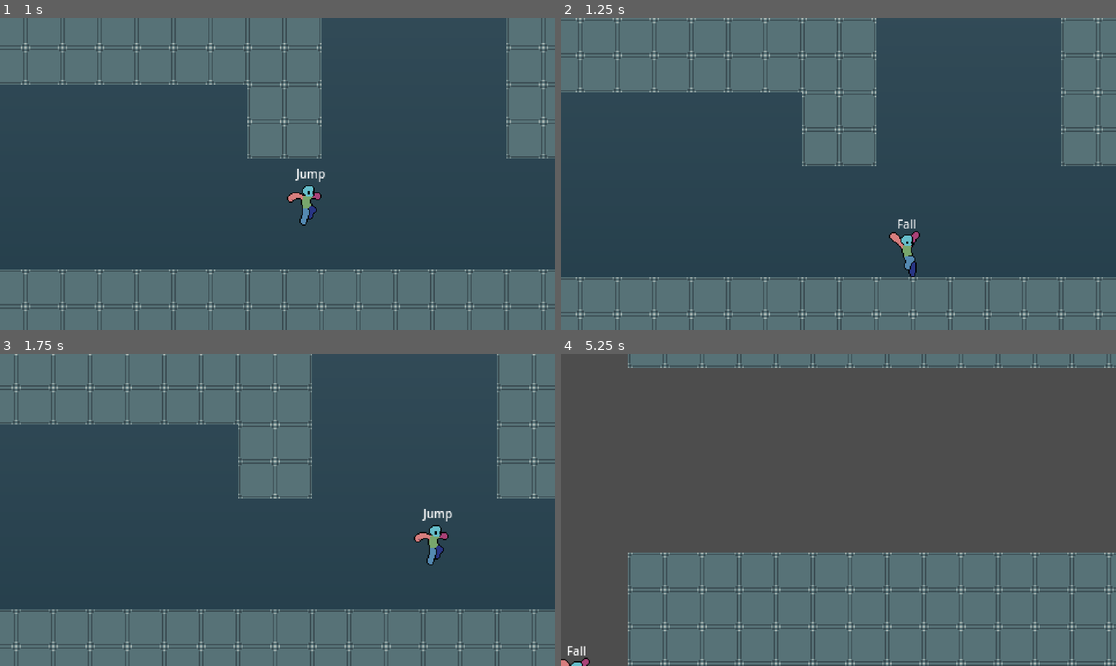
Above: before the commit, frames 1-4 (two rows, left to right).
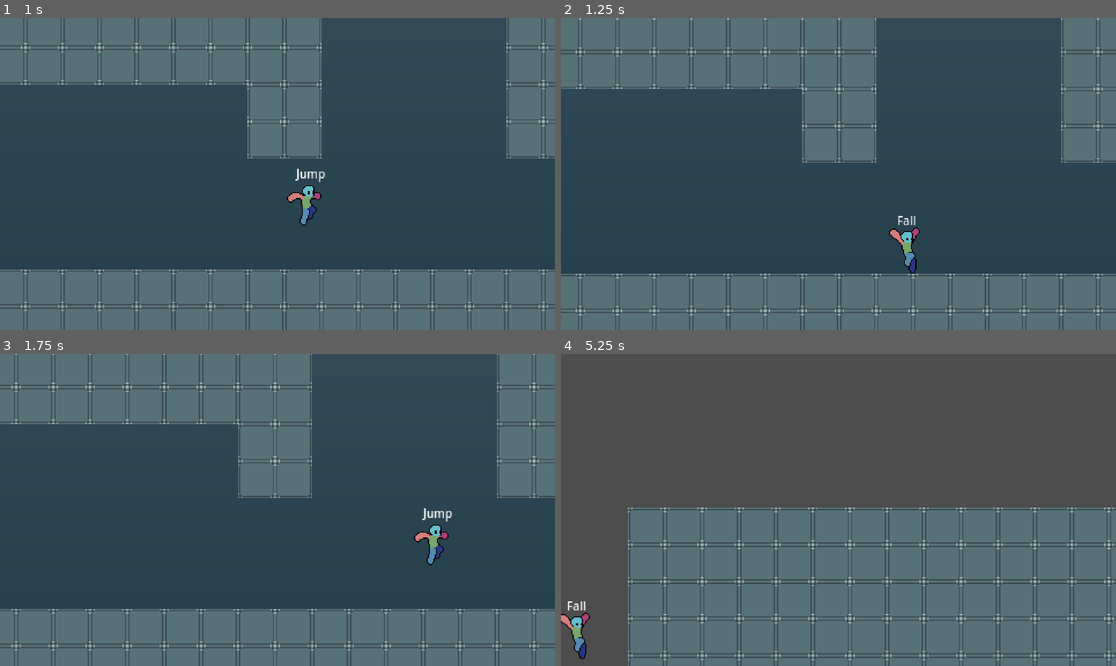
Above: after the commit, the same moments.

Repository: TianJunShi1/harry-forge
Game: Godot game, scene res://main.tscn
The game is run twice, just before and just after one commit, with the same random seed, the same clock (stepped at 60 frames per second) and the same inputs.
Inputs (mouse positions are in pixels of both pictures, inside the frame that each line leads up to):
- Up to frame 1 (1 s): move the mouse to (399, 158) at 0.52 s; hold D (right) from 0.53 s (still down); tap Shift (run) at 0.6 s; tap Space (jump) at 0.77 s
- Up to frame 2 (1.25 s): keep holding D (right)
- Up to frame 3 (1.75 s): keep holding D (right); move the mouse to (166, 525) at 1.27 s; tap Shift (run) at 1.35 s; tap Space (jump) at 1.52 s
- Up to frame 4 (5.25 s): move the mouse to (894, 441) at 2.02 s; release D (right) at 2.03 s; hold A (left) 2.03-2.78 s; tap Shift (run) every 0.75 s from 2.1 to 5.1 s; move the mouse to (810, 572) at 2.77 s; hold D (right) 2.78-4.28 s; tap Space (jump) at 3.02, 3.77, 4.52 s; move the mouse to (1005, 556) at 3.52 s; move the mouse to (672, 463) at 4.27 s; hold A (left) 4.28-5.03 s; move the mouse to (866, 510) at 5.02 s; hold D (right) from 5.03 s (still down)

Frame 1 is identical in both runs. In frame 2, 4.4% of the frame differs, in the area x 0-100%, y 0-97%; in frame 3, 1.8%; in frame 4, 19%, in the area x 0-100%, y 0-100%.

Commit message:
feat(camera): 下落时 y 轴单独提升 follow smoothing 解决跟不上坠落
跳跃后高速坠落 velocity.y 远超 follow_smoothing=3 能追上的速率，
相机视觉上掉队。新增 fall_catch_up_smoothing (默认 9)，仅当
velocity.y > threshold (120 px/s) 时按线性 ramp 在 y 轴混入，
上升 / 水平 / 静止 / 缓慢下落手感完全不变。

https://claude.ai/code/session_01AJSbFJj2VUMALu7WGXsoLR

Diff:
--- a/general/scripts/game_camera.gd
+++ b/general/scripts/game_camera.gd
@@ -20,6 +20,13 @@
 @export var follow_target: Node2D
 ## 跟随平滑度，值越大反应越快（典型范围 2~8）
 @export_range(0.1, 20.0, 0.1) var follow_smoothing: float = 3.0
+## 玩家下落时 y 轴的"追赶"平滑度（仅在 velocity.y > 阈值时生效，沿正常 follow_smoothing 线性过渡到此值，
+## 解决跳起来后高速坠落相机跟不上的问题；不影响上升 / 水平 / 静止时的手感）
+@export_range(0.1, 30.0, 0.1) var fall_catch_up_smoothing: float = 9.0
+## 启动 fall catch-up 的下落速度阈值（像素/秒）。velocity.y 超过此值开始混入 fall_catch_up_smoothing
+@export_range(0.0, 600.0, 1.0) var fall_catch_up_velocity_threshold: float = 120.0
+## 完全切换到 fall_catch_up_smoothing 所需的"超出阈值"速度跨度（像素/秒），用于线性过渡避免突变
+@export_range(1.0, 800.0, 1.0) var fall_catch_up_ramp: float = 200.0
 
 @export_group("Look Ahead")
 ## 是否启用前视偏移
@@ -197,7 +204,14 @@
 		# exponential lerp 会自然地把相机拉回玩家，不需要额外 tween
 		var target_pos := _compute_desired_position(delta)
 		var t := 1.0 - exp(-follow_smoothing * delta)
-		_smoothed_position = _smoothed_position.lerp(target_pos, t)
+		# 下落追赶：仅当玩家正向下高速运动时，单独提升 y 轴 smoothing；
+		# 阈值内或上升时退化为 follow_smoothing，水平 / 静止 / 跳起手感完全不变
+		var smoothing_y := _resolve_fall_catch_up_smoothing()
+		var ty := t if smoothing_y == follow_smoothing else 1.0 - exp(-smoothing_y * delta)
+		_smoothed_position = Vector2(
+			lerpf(_smoothed_position.x, target_pos.x, t),
+			lerpf(_smoothed_position.y, target_pos.y, ty)
+		)
 
 	# 硬边界安全网（target 已被软限过，这里几乎不触发）
 	# lock 过渡期间跳过：_displayed_bounds 同步在收缩，clamp 会打断 smoothstep 曲线
@@ -463,6 +477,20 @@
 		target_pos = _soft_clamp_to_bounds(target_pos, _displayed_bounds, displayed_zoom)
 
 	return target_pos
+
+
+## 根据玩家下落速度返回 y 轴 follow smoothing：
+##   • velocity.y ≤ threshold（包括上升 / 水平 / 缓慢下落）：返回 follow_smoothing，手感不变
+##   • velocity.y ≥ threshold + ramp（高速坠落）：返回 fall_catch_up_smoothing，相机紧追
+##   • 之间线性过渡，避免突变
+func _resolve_fall_catch_up_smoothing() -> float:
+	if not is_instance_valid(follow_target) or not ("velocity" in follow_target):
+		return follow_smoothing
+	var vy: float = follow_target.velocity.y
+	if vy <= fall_catch_up_velocity_threshold:
+		return follow_smoothing
+	var ramp := clampf((vy - fall_catch_up_velocity_threshold) / maxf(fall_catch_up_ramp, EPSILON), 0.0, 1.0)
+	return lerpf(follow_smoothing, fall_catch_up_smoothing, ramp)
 
 
 func _read_look_y_intent() -> float:
